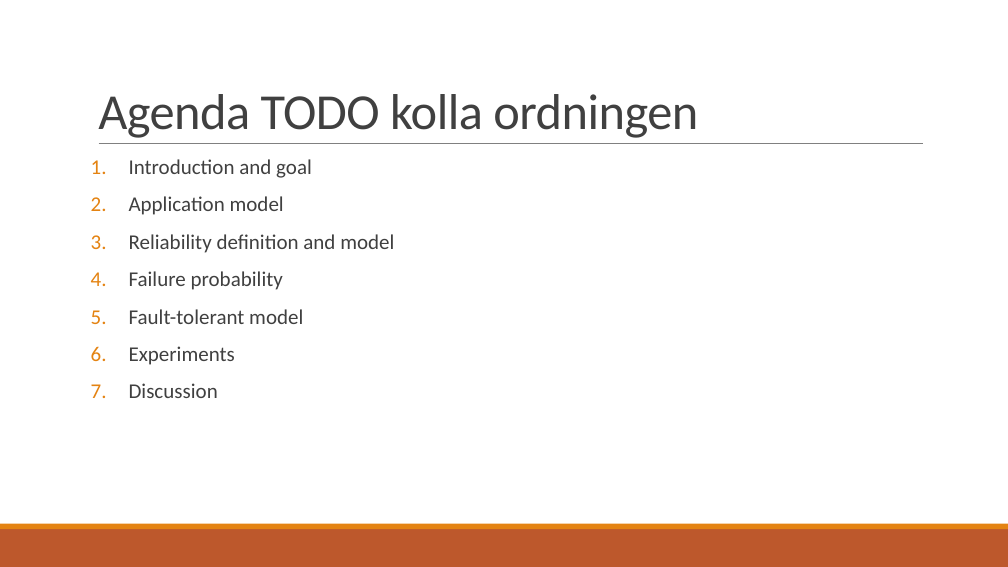
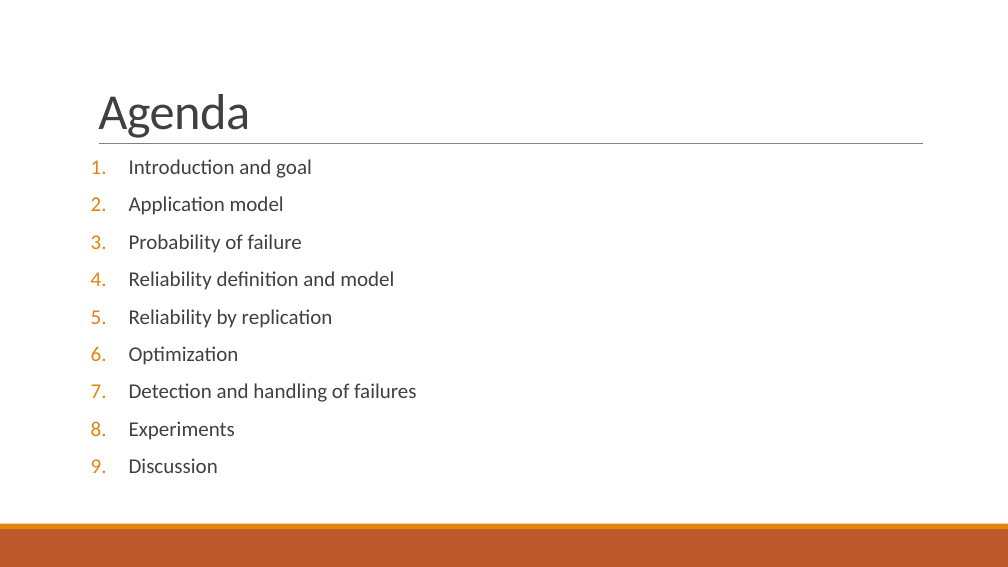
Before and after one commit to PStahl/master_thesis, a slide deck: slide 2 of presentation/presentation2.pptx. Drawn at 1008x567 pixels with LibreOffice and Linux fonts; fonts in the diff are those of the drawing. Boxes give left, top, right and bottom in pixels: in the first picture for what was removed or moved away, otherwise in the second. Text is boxed around its words. In the diff, an @@ line names an element or a change of style, - is before the commit and + after.

Commit message:
update agenda

```diff
--- a/presentation/presentation2.pptx
+++ b/presentation/presentation2.pptx
@@ title at (98,94,250,138): text changed @@
-Agenda TODO kolla ordningen
+Agenda
@@ text at (129,234,302,253): paragraph added @@
+3. Probability of failure
@@ text at (129,309,416,402): text changed @@
-4. Failure probability
-5. Fault-tolerant model
+5. Reliability by replication
+6. Optimization
+7. Detection and handling of failures
```
